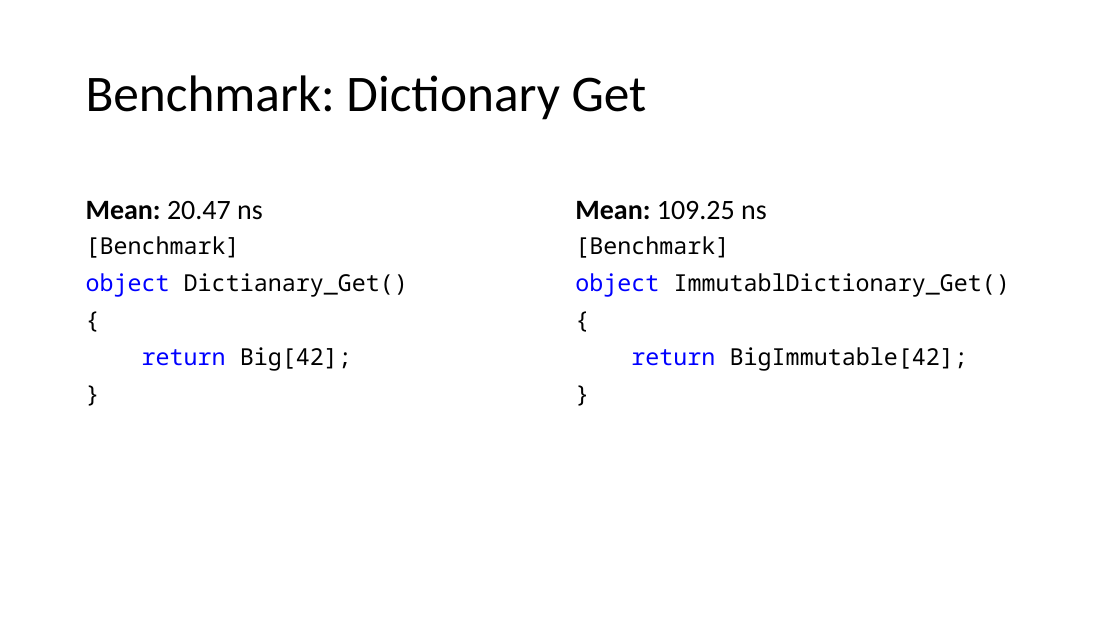
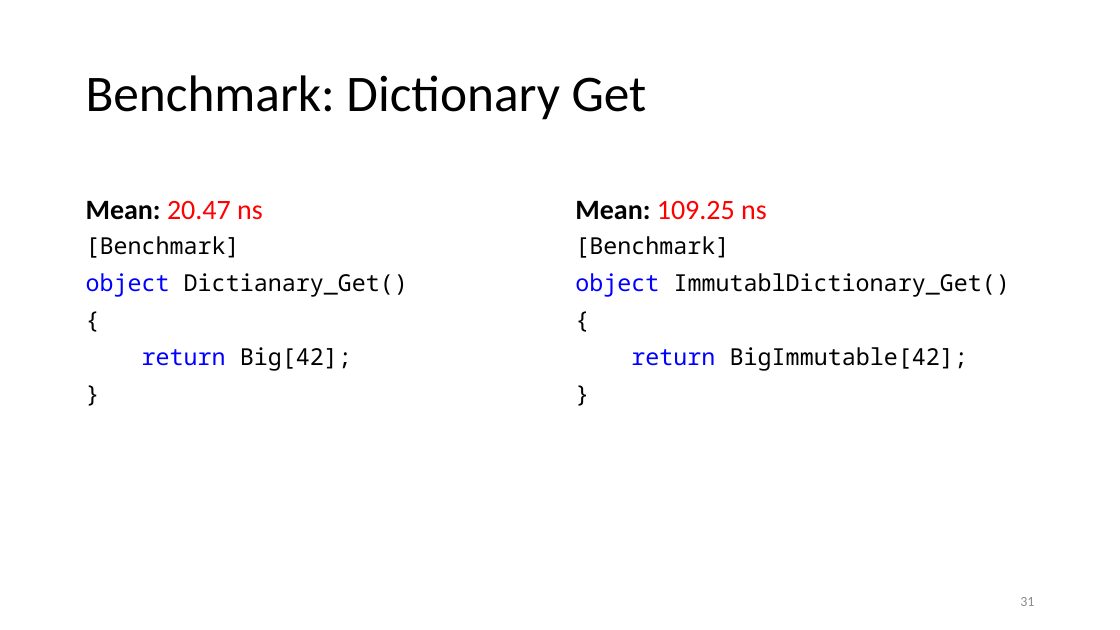
Before and after one commit to kugushev/presentations, a slide deck: slide 31 of Presentation.pptx. Drawn at 1120x630 pixels with LibreOffice and Linux fonts; fonts in the diff are those of the drawing. Boxes give left, top, right and bottom in pixels: in the first picture for what was removed or moved away, otherwise in the second. Text is boxed around its words. In the diff, an @@ line names an element or a change of style, - is before the commit and + after.

```diff
--- a/Presentation.pptx
+++ b/Presentation.pptx
@@ text "Mean: 20.47 ns" at (x1=86, y1=201, x2=263, y2=220): text colour #000000 to #FF0000 in "20.47 ns" @@
@@ text "Mean: 109.25 ns" at (x1=575, y1=201, x2=767, y2=220): text colour #000000 to #FF0000 in "109.25 ns" @@
@@ page number added at (x1=1020, y1=597, x2=1034, y2=606), 12 pt, text #8C8C8C @@
+31
```
Also in this commit, not shown: 34 other slides changed, 2 other files.
